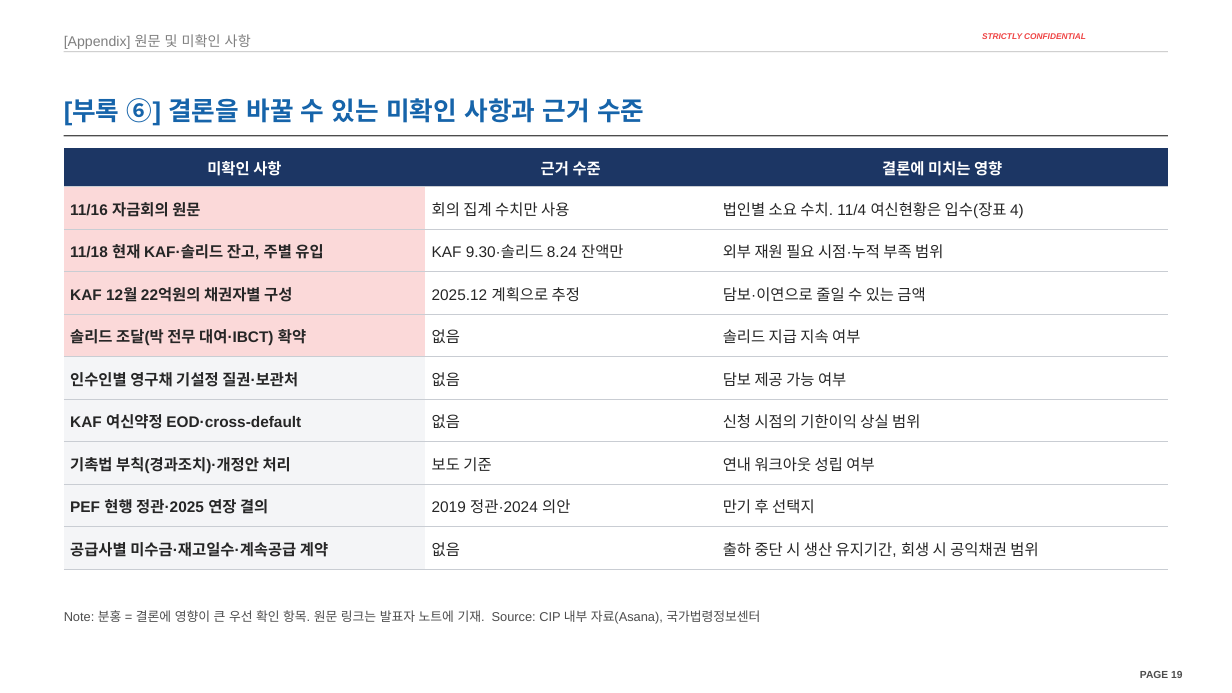
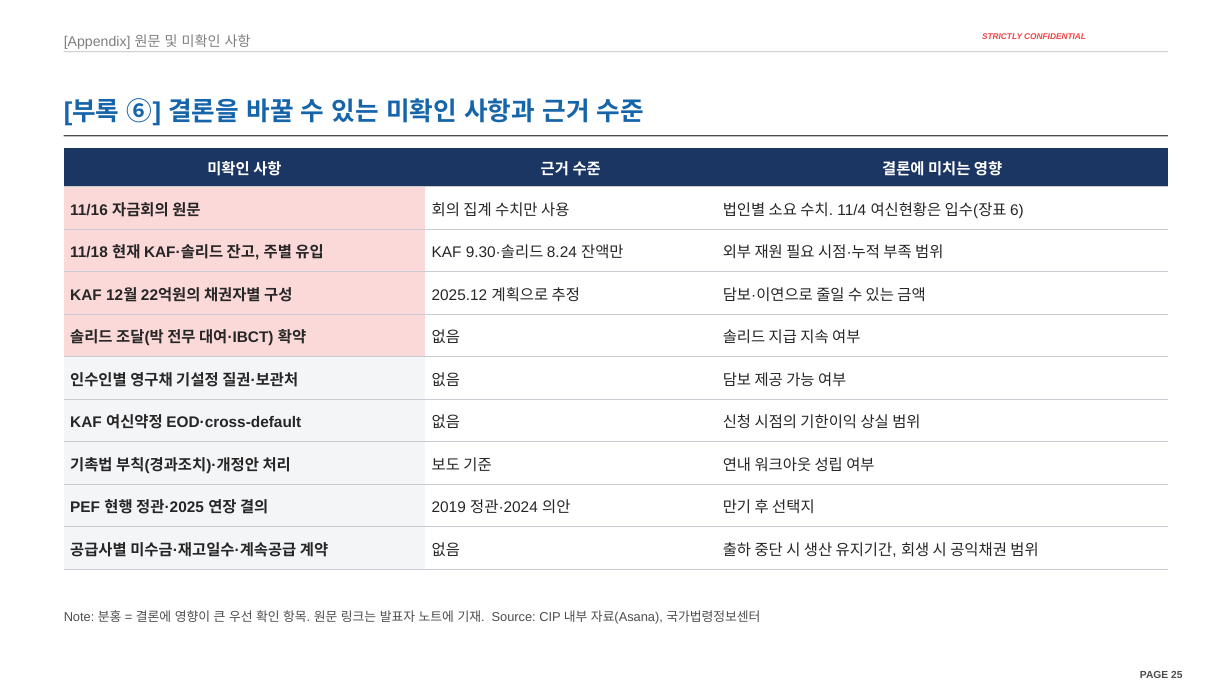
Before and after one commit to jogyesung/GS-Secretary, a slide deck: slide 25 of outputs/CIP_KAF_솔리드_자금조달차질_시나리오_20261118.pptx (slide 19 before the commit). Drawn at 1232x693 pixels with LibreOffice and Linux fonts; fonts in the diff are those of the drawing; background and template pictures are left out. Boxes give left, top, right and bottom in pixels: in the first picture for what was removed or moved away, otherwise in the second. Text is boxed around its words. In the diff, an @@ line names an element or a change of style, - is before the commit and + after.

```diff
--- a/outputs/CIP_KAF_솔리드_자금조달차질_시나리오_20261118.pptx
+++ b/outputs/CIP_KAF_솔리드_자금조달차질_시나리오_20261118.pptx
@@ table at <box>64,148,1168,569</box> @@
-row 2, column 3: 법인별 소요 수치. 11/4 여신현황은 입수(장표 4)
+row 2, column 3: 법인별 소요 수치. 11/4 여신현황은 입수(장표 6)
@@ page number at <box>1140,671,1182,678</box>: text changed @@
-PAGE 19
+PAGE 25
```
Also in this commit, not shown: 7 other slides changed, 2 slides added, 1 other file.
